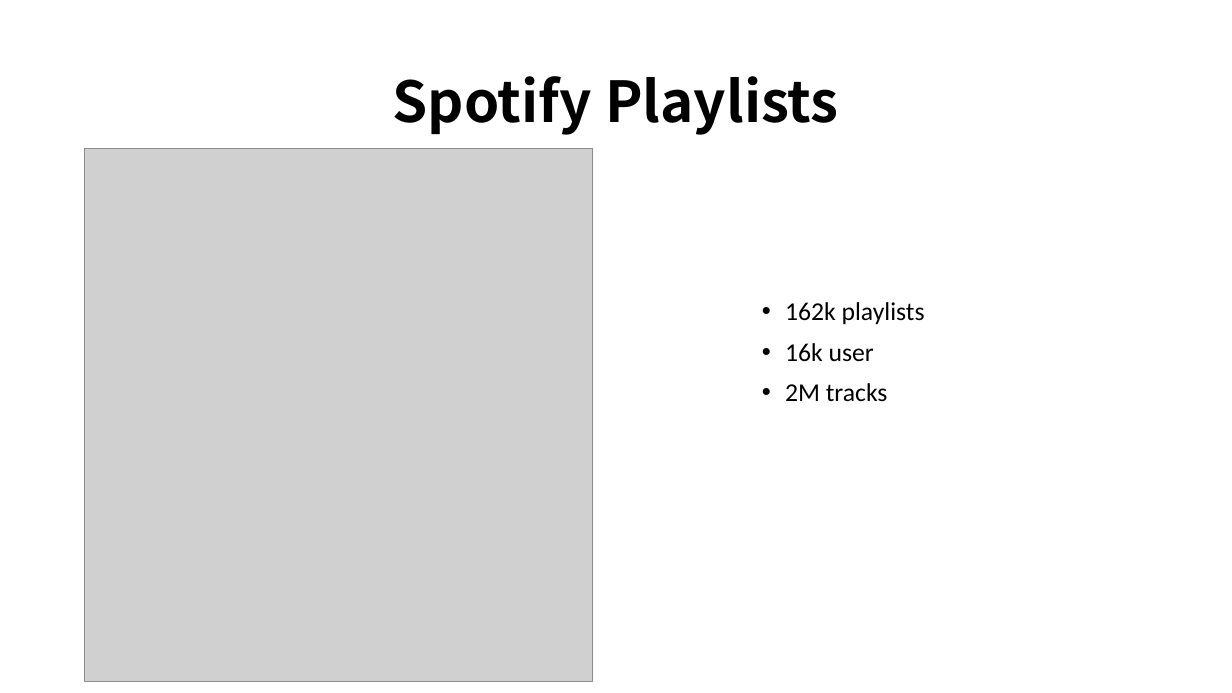
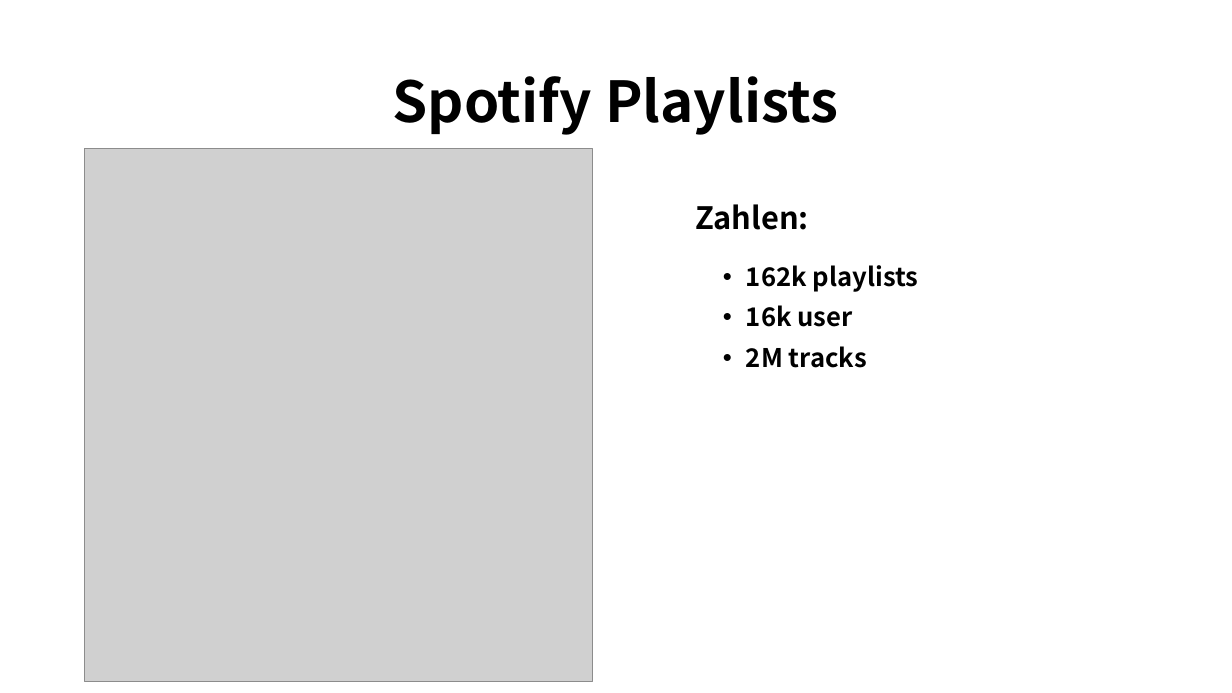
Before and after one commit to eric-kaufmann/spotify_analysis, a slide deck: slide 5 of spotify_analysis.pptx. Drawn at 1232x693 pixels with LibreOffice and Linux fonts; fonts in the diff are those of the drawing; grey boxes stand for pictures. Boxes give left, top, right and bottom in pixels: in the first picture for what was removed or moved away, otherwise in the second. Text is boxed around its words. In the diff, an @@ line names an element or a change of style, - is before the commit and + after.

```diff
--- a/spotify_analysis.pptx
+++ b/spotify_analysis.pptx
@@ text added at <box>695,204,809,230</box>, 24 pt, text #000000, bold @@
+Zahlen:
@@ text "162k playlists": place and size @@
-text "162k playlists" at <box>785,302,925,401</box>
+text "162k playlists" at <box>746,265,919,368</box>
@@ text "162k playlists" at <box>746,265,919,368</box>: font Calibri to Noto Sans CJK SC, bold on @@
```
Also in this commit, not shown: 3 other slides changed, 2 slides added, 2 slides removed, 1 other file.
